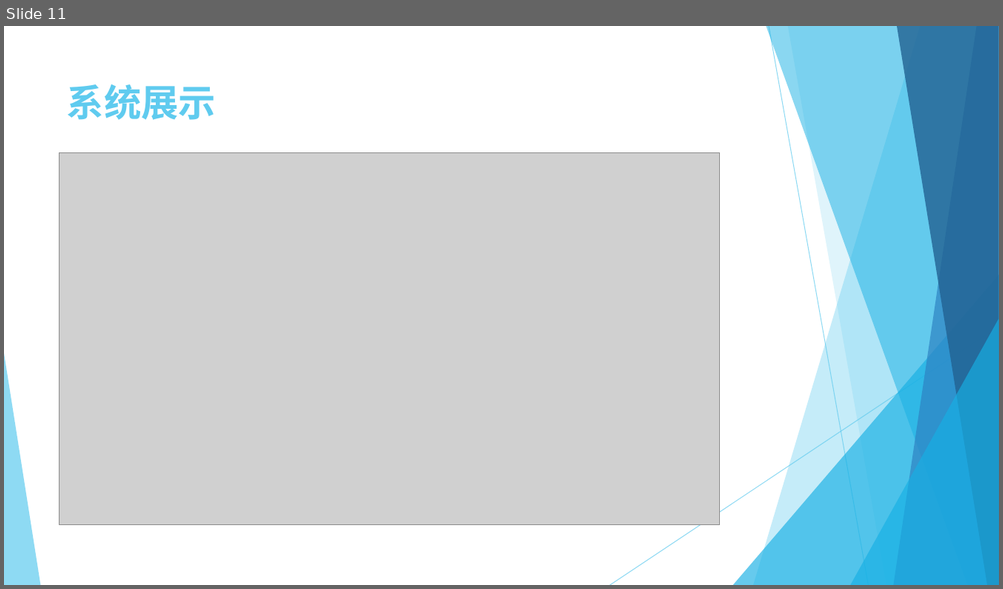
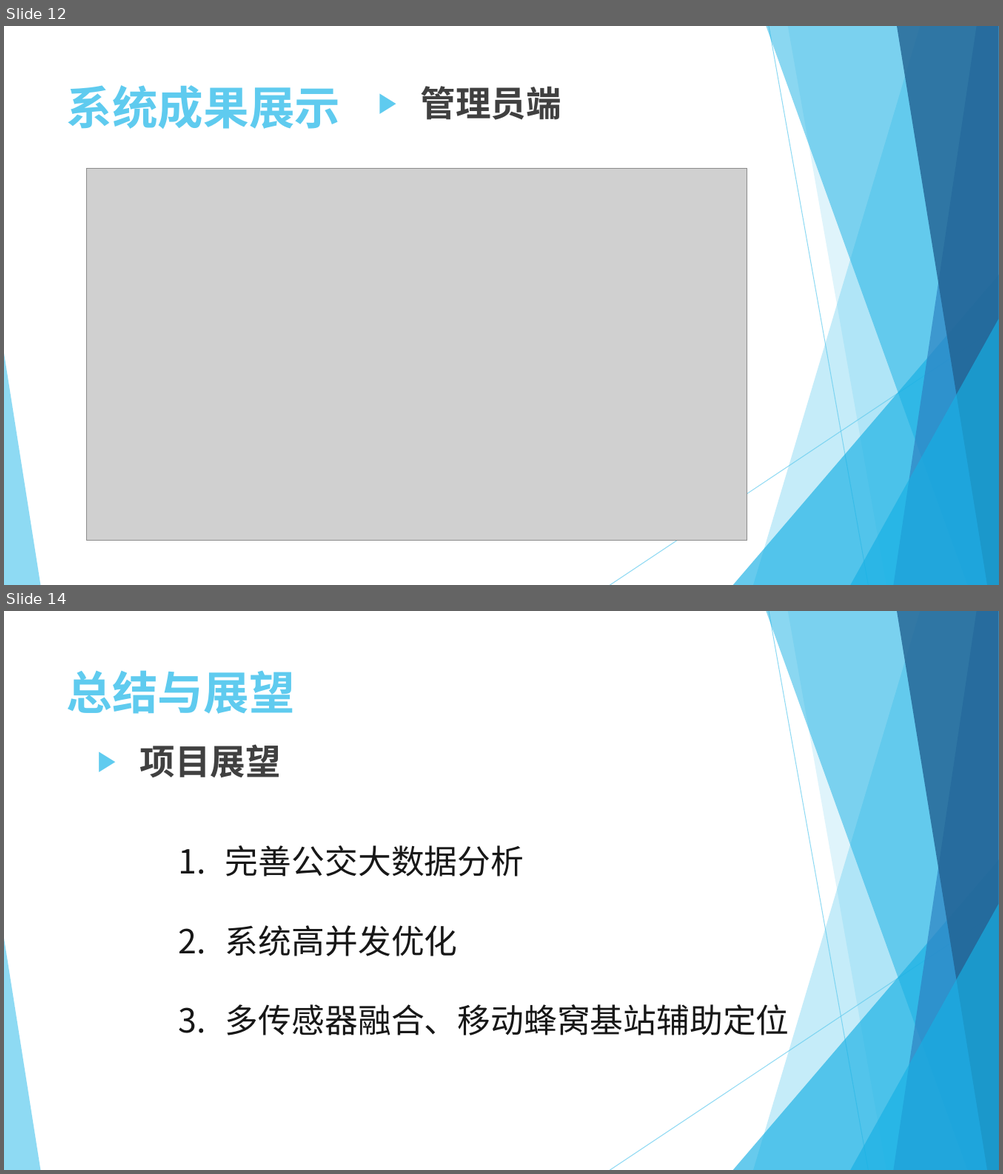
Before and after one commit to helloeda/smartBus, a slide deck: 毕业设计.pptx. Shown one above the other, each under a label of ours: slide 11 before the commit, slides 12 and 14 after it; the slides between them are not shown. The pictures are 1003x589 and 1003x1174 pixels, drawn with LibreOffice and Linux fonts; fonts in the diff are those of the drawing; grey boxes stand for pictures. Boxes give left, top, right and bottom in pixels: in the first picture for what was removed or moved away, otherwise in the second. Text is boxed around its words. In the diff, an @@ line names an element or a change of style, - is before the commit and + after.

```diff
--- a/毕业设计.pptx
+++ b/毕业设计.pptx
@@ slide 14 added at <box>4,611,999,1170</box>, background #FFFFFF; not listed: 10 template elements that a slide beside it also shows @@
@@ text added at <box>67,670,295,714</box>, 44 pt, text #5FCBEF, bold @@
+总结与展望
@@ text added at <box>140,744,281,778</box>, 34 pt, text #404040, bold @@
+      ▶ 项目展望
@@ text added at <box>225,846,789,1036</box>, 32 pt, text #181818 @@
+1. 完善公交大数据分析
+2. 系统高并发优化
+3. 多传感器融合、移动蜂窝基站辅助定位
@@ what was slide 11 is now slide 12 @@
@@ slide 12 changed as well @@
@@ text at <box>67,85,341,129</box>: text changed; size 36 to 44 pt @@
-系统展示
+系统成果展示
@@ text added at <box>421,86,561,120</box>, 34 pt, text #404040, bold @@
+      ▶ 管理员端
@@ picture: place and size @@
-picture at <box>60,153,720,526</box>
+picture at <box>87,169,747,542</box>
```
Also in this commit, not shown: 9 other slides changed, 4 other slides added, 3 slides removed, 19 other files.
